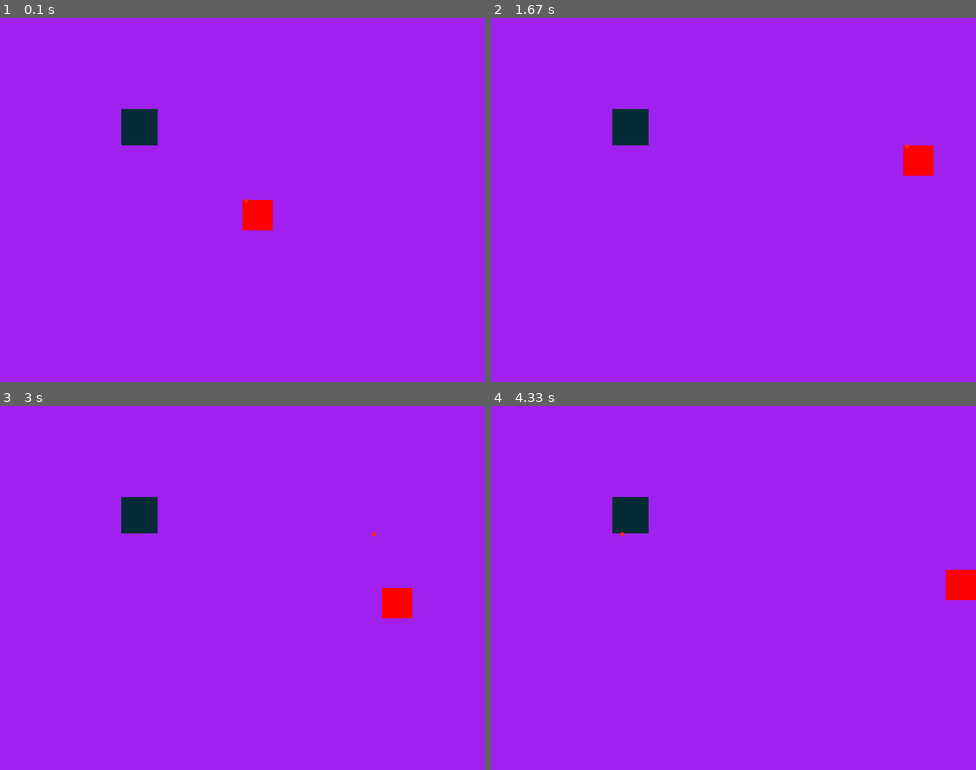
Above: before the commit, frames 1-4 (two rows, left to right).
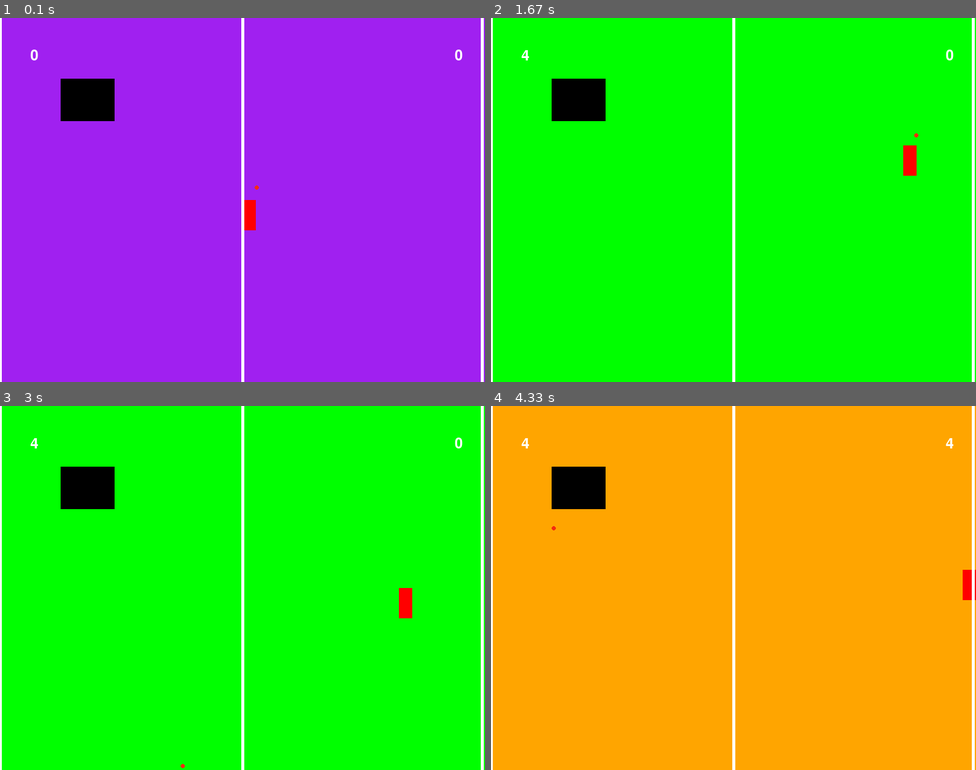
Above: after the commit, the same moments.

Repository: Giorgiod91/PinPongPyGame
Game: pygame game, started from main.py
Two runs of this game, one before a commit and one after it. Both use one fixed random seed, a clock stepped at 60 frames per second and the inputs below.
Inputs:
- Up to frame 1 (0.1 s): no input
- Up to frame 2 (1.67 s): hold D 0.33-0.8 s; hold W 0.83-1.13 s; hold D 1.17-1.63 s
- Up to frame 3 (3 s): hold D 1.67-2.2 s; hold S 2.23-2.53 s; hold A 2.57-2.97 s
- Up to frame 4 (4.33 s): hold W 3-3.37 s; hold D 3.4-4.03 s; hold S from 4.07 s (still down)

The runs differ from the first frame. In frame 1, 4.0% of the frame differs, in the area x 0-100%, y 0-100%; in frame 2, 100%; in frame 3, 100%; in frame 4, 100%.

Commit message:
added some function to change color is a goal is scored also able to display goals for the player

Diff:
--- /dev/null
+++ b/Goals.py
@@ -0,0 +1,49 @@
+import pygame
+import random
+from player import Player
+from Objects import Objects
+from balls import Ball
+
+
+class Goals:
+    def __init__(self, screen_width, screen_height):
+        self.player1Goals = []
+        self.player2Goals = []
+        self.goal_One_Position = pygame.Rect(0, 0, 5, screen_height)  # Left side goal area
+        self.goal_Two_Position = pygame.Rect(screen_width - 5, 0, 5, screen_height)  # Right side goal area
+        self.goal_scored = False
+
+    def drawGoalLine(self, screen, screen_width, screen_height):
+        pygame.draw.line(screen, (255, 255, 255), (400, 0), (400, 600), 5)
+        pygame.draw.line(screen, (255, 255, 255), (0, 0), (0, screen_height), 5)
+        pygame.draw.line(screen, (255, 255, 255), (screen_width - 5, 0), (screen_width - 5, screen_height), 5)
+
+    def check_goal(self, ball, screen_width, screen_height):
+        self.goal_scored = False
+        if ball.rect.colliderect(self.goal_One_Position):
+            self.player2Goals.append(1)
+
+            ball.direction_x *= -1
+
+            self.goal_scored = True
+
+        if ball.rect.colliderect(self.goal_Two_Position):
+            self.player1Goals.append(1)
+
+            ball.direction_x *= -1
+            self.goal_scored = True
+
+        return self.goal_scored
+
+
+
+
+
+
+
+    def draw(self, screen):
+        font = pygame.font.Font(None, 36)
+        player1_score = font.render(str(len(self.player1Goals)), True, (255, 255, 255))
+        player2_score = font.render(str(len(self.player2Goals)), True, (255, 255, 255))
+        screen.blit(player1_score, (50, 50))
+        screen.blit(player2_score, (750, 50))
--- a/boss.py
+++ b/Objects.py
@@ -1,6 +1,6 @@
 import pygame
 
-class DungeonBoss:
+class Objects:
     def __init__(self,x,y,width,height, speed):
         self.rect = pygame.Rect(x,y,width,height)
         self.color = (0,0,0)
@@ -21,8 +21,7 @@
 
     def shootProjectiles(self):
         self.color = (3,44,55)
-        self.direction = -1
-        self.rect.x += self.speed * self.direction
+
 
 
 
--- a/balls.py
+++ b/balls.py
@@ -1,24 +1,19 @@
 import pygame
+import random
 
 class Ball:
-    def __init__(self,x,y,width,height, speed):
-        self.rect = pygame.Rect(x,y,width,height)
-        self.color = (244,44,14)
+    def __init__(self, x, y, width, height, speed):
+        self.rect = pygame.Rect(x, y, width, height)
+        self.color = (244, 44, 14)
         self.speed = speed
         self.direction_y = 0
         self.direction_x = 1
         self.width = 20
         self.height = 20
 
-
     def automated_movement(self, screen_width, screen_height):
-        keys = pygame.key.get_pressed()
-        if keys[pygame.K_SPACE]:
-            self.direction = -1
-
         self.rect.y += self.direction_y * self.speed
         self.rect.x += self.direction_x * self.speed
-
 
         if self.rect.top < 0:
             self.rect.top = 0
@@ -34,6 +29,21 @@
             self.direction_x = -1  # Bounce left if the ball hits the right edge
 
 
+    def check_collision(self, player):
+        if self.rect.colliderect(player.rect):
+
+
+            # Determine where the ball hit the paddle
+            distance_from_center = (player.rect.centery - self.rect.centery)
+            bounce_direction = distance_from_center / (player.rect.height / 2)
+
+            # Adjust the ball's direction based on the hit position
+            bounce_angle = bounce_direction * 75  # Adjust angle based on collision point
+            self.direction_x = -self.direction_x  # Reverse the horizontal direction
+            self.direction_y = -bounce_direction  # Set the vertical direction based on the collision point
+
+
+
 
 
 
--- a/main.py
+++ b/main.py
@@ -1,32 +1,43 @@
 import pygame
 import sys
 from player import Player
-from boss import DungeonBoss
+from Objects import Objects
 from balls import Ball
+from Goals import Goals
+import random
 
 # pygame setup
 pygame.init()
 screen_width, screen_height = 800, 600
 screen = pygame.display.set_mode((screen_width, screen_height))
-pygame.display.set_caption("Dungeon Boss Guides")
+pygame.display.set_caption("Ping Pong")
 clock = pygame.time.Clock()
 running = True
 #initialize player, boss, and balls
-player = Player(screen_width // 2, screen_height // 2, 50, 50, 5)
-boss = DungeonBoss(screen_width // 4, screen_height // 4, 60, 60, 3)
+player = Player(screen_width // 2, screen_height // 2, 22, 50, 5)
+objects = Objects(100, 100, random.randint(1, 100), random.randint(1, 100), 5)
+
 ball = Ball(player.rect.x, player.rect.y,  7, 7, 5)
+current_color = "purple"
+
+
+goals = Goals(screen_width, screen_height)
+new_Objects = []
+randomColors = ["green", "blue", "red", "yellow", "orange", "purple", "pink", "brown", "black", "white"]
+
+
 while running:
     # poll for events
     # pygame.QUIT event means the user clicked X to close your window
     for event in pygame.event.get():
         if event.type == pygame.QUIT:
             running = False
-    if player.rect.colliderect(ball.rect):
-        ball.rect.x = player.rect.x -2
-        ball.rect.y = player.rect.y -2
+
+
+
 
     # fill the screen with a color to wipe away anything from last frame
-    screen.fill("purple")
+    screen.fill(current_color)
 
 
 
@@ -40,14 +51,34 @@
     # Draw the player
     player.draw(screen)
 
-    boss.automated_movement()
-    boss.shootProjectiles()
-    boss.draw(screen)
 
-    boss.draw(screen)
+
+    objects.draw(screen)
+    goals.draw(screen)
+    goals.drawGoalLine(screen, screen_width, screen_height)
+    goal_scored = goals.check_goal(ball, screen_width, screen_height)
+
+
+    if goals.check_goal(ball, screen_width, screen_height):
+        current_color = random.choice(randomColors)
+        print(f"Goal scored! Changing color to {current_color}")
+
+
+
+
+
 
     ball.automated_movement(800, 600)
+    ball.check_collision(player)
+
+
+
+
+
+
     ball.draw(screen)
+
+
 
     # flip() the display to put your work on screen
     pygame.display.flip()
--- a/player.py
+++ b/player.py
@@ -5,6 +5,8 @@
     def __init__(self,x,y,width,height, speed):
         self.rect = pygame.Rect(x,y,width,height)
         self.color = (255,0,0)
+        self.width = width
+        self.height = height
         self.speed = speed
         self.in_defense_cd = False
         self.in_defense_cd_end_time = 0
@@ -47,5 +49,7 @@
 
 
 
+
+
     def draw(self, screen):
         pygame.draw.rect(screen, self.color, self.rect )
